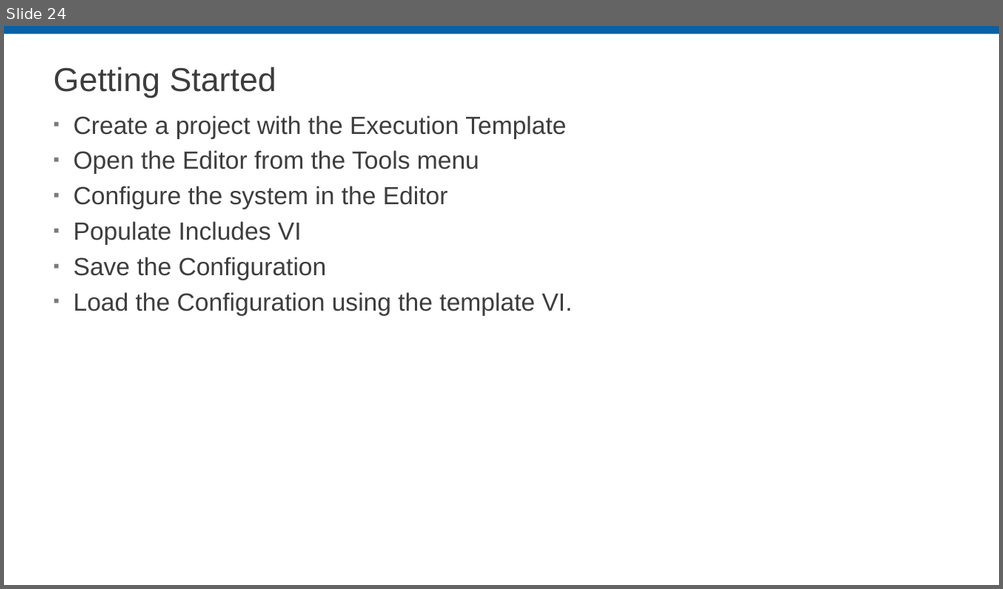
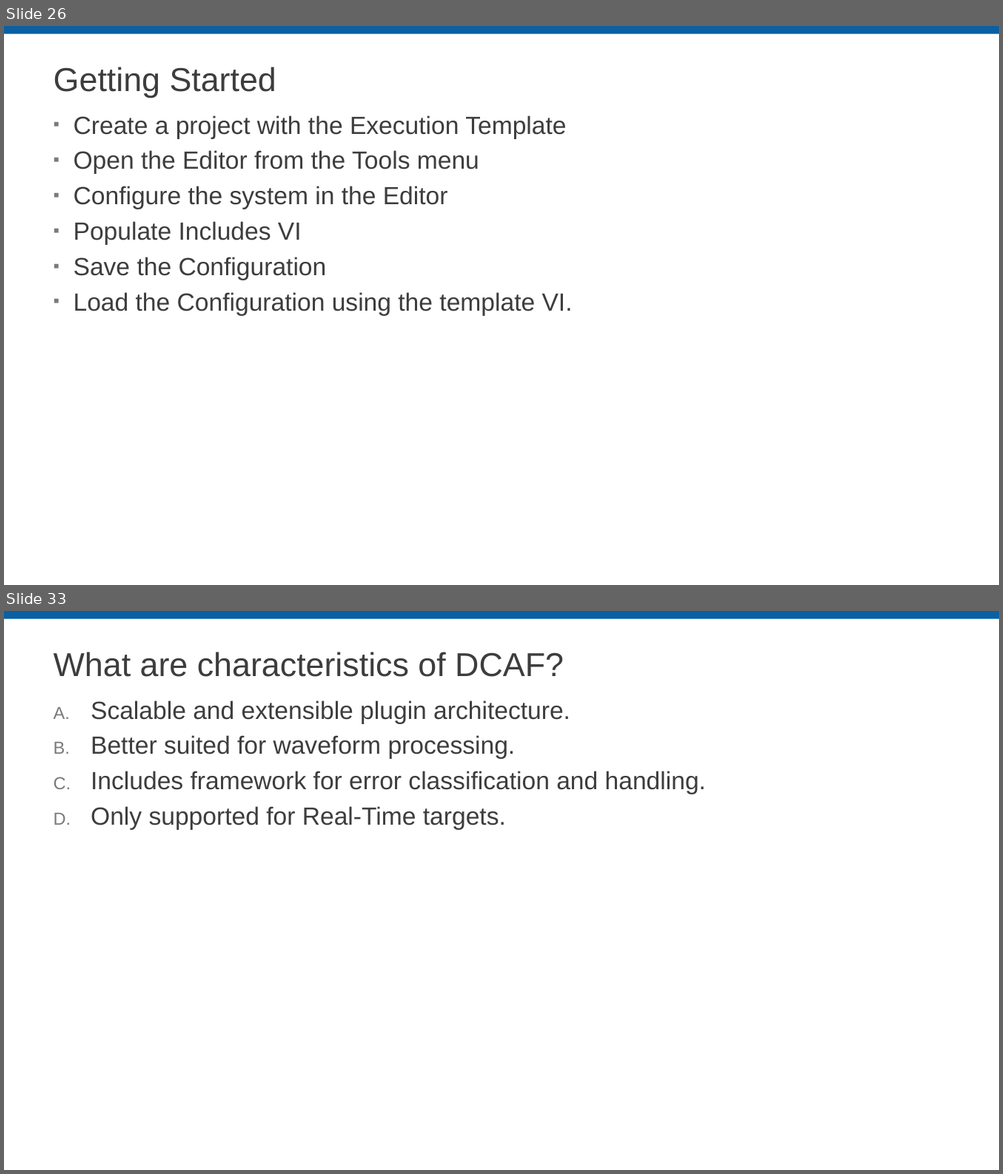
Before and after one commit to LabVIEW-DCAF/Documentation, a slide deck: Trunk/Getting Started Material/DCAF Training/1 Introduction to DCAF.pptx. Shown one above the other, each under a label of ours: slide 24 before the commit, slides 26 and 33 after it; the slides between them are not shown. The pictures are 1003x589 and 1003x1174 pixels, drawn with LibreOffice and Linux fonts; fonts in the diff are those of the drawing; background and template pictures are left out. Boxes give left, top, right and bottom in pixels: in the first picture for what was removed or moved away, otherwise in the second. Text is boxed around its words. In the diff, an @@ line names an element or a change of style, - is before the commit and + after.

```diff
--- a/Trunk/Getting Started Material/DCAF Training/1 Introduction to DCAF.pptx
+++ b/Trunk/Getting Started Material/DCAF Training/1 Introduction to DCAF.pptx
@@ slide 33 added at (x1=4, y1=611, x2=999, y2=1170), background #FFFFFF; not listed: 1 template element that a slide beside it also shows @@
@@ title added at (x1=54, y1=652, x2=563, y2=677), 32 pt, text #3D3D3D @@
+What are characteristics of DCAF?
@@ text added at (x1=91, y1=701, x2=706, y2=830), 24 pt, text #3D3D3D @@
+A. Scalable and extensible plugin architecture.
+B. Better suited for waveform processing.
+C. Includes framework for error classification and handling.
+D. Only supported for Real-Time targets.
@@ what was slide 24 is now slide 26 @@
```
Also in this commit, not shown: 20 slides changed, 9 other slides added.
